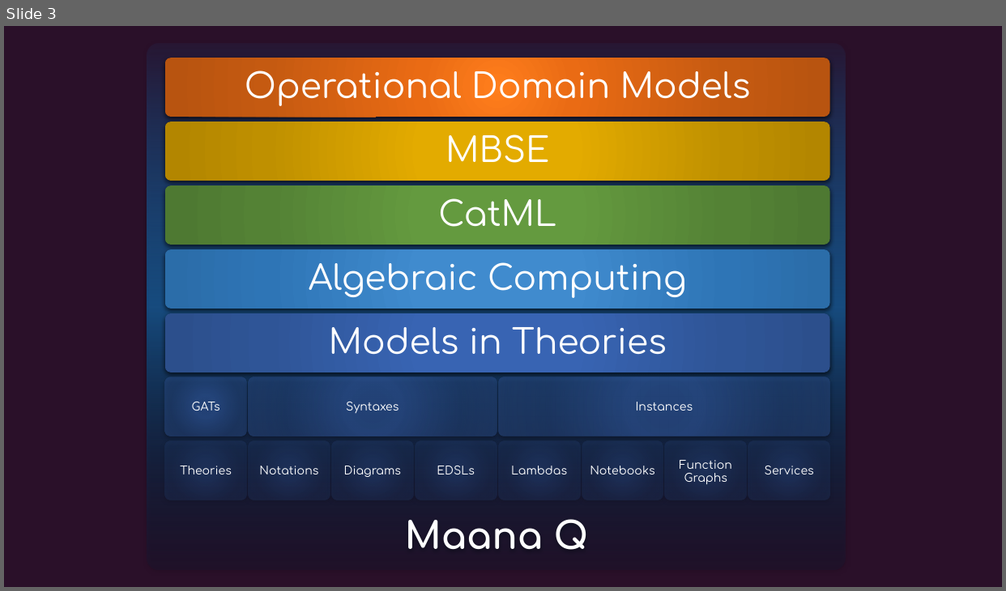
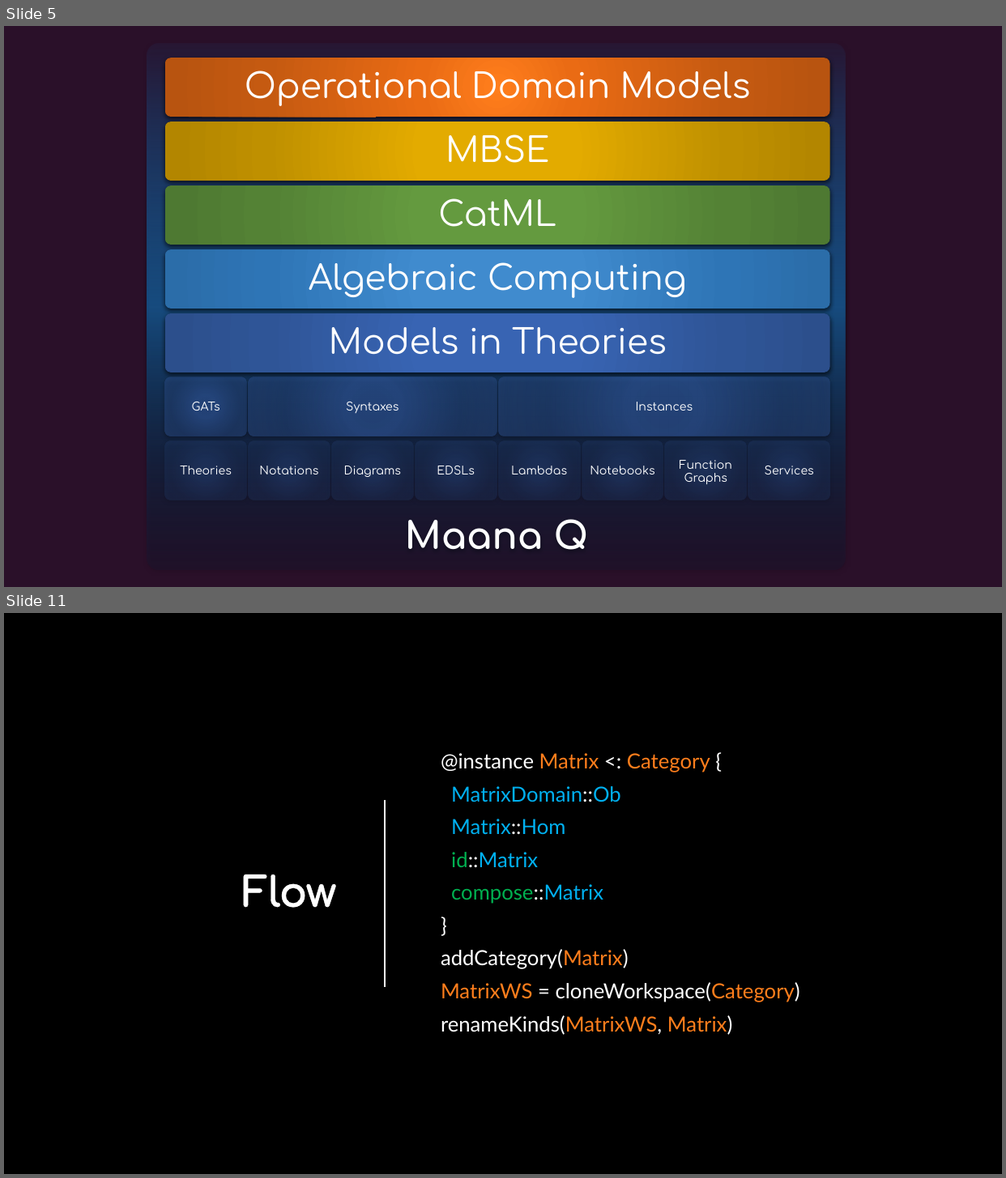
Before and after one commit to maana-io/cat-ml, a slide deck: presentations/gats-intro.pptx. Shown one above the other, each under a label of ours: slide 3 before the commit, slides 5 and 11 after it; the slides between them are not shown. The pictures are 1006x591 and 1006x1178 pixels, drawn with LibreOffice and Linux fonts; fonts in the diff are those of the drawing; background and template pictures are left out. Boxes give left, top, right and bottom in pixels: in the first picture for what was removed or moved away, otherwise in the second. Text is boxed around its words. In the diff, an @@ line names an element or a change of style, - is before the commit and + after.

```diff
--- a/presentations/gats-intro.pptx
+++ b/presentations/gats-intro.pptx
@@ slide 11 added at [4, 613, 1002, 1174], background picture (left out) @@
@@ text added at [441, 753, 800, 1035], 20 pt, text #FFFFFF @@
+@instance Matrix <: Category {
+MatrixDomain::Ob
+Matrix::Hom
+id::Matrix
+compose::Matrix
+}
+addCategory(Matrix)
+MatrixWS = cloneWorkspace(Category)
+renameKinds(MatrixWS, Matrix)
@@ line added from (385, 800) to (385, 987), #FFFFFF 1.25 pt @@
@@ title added at [242, 875, 336, 908], 40 pt, text #FFFFFF, bold @@
+Flow
@@ what was slide 3 is now slide 5 @@
```
Also in this commit, not shown: 10 other slides added, 1 slide removed, 1 other file.
